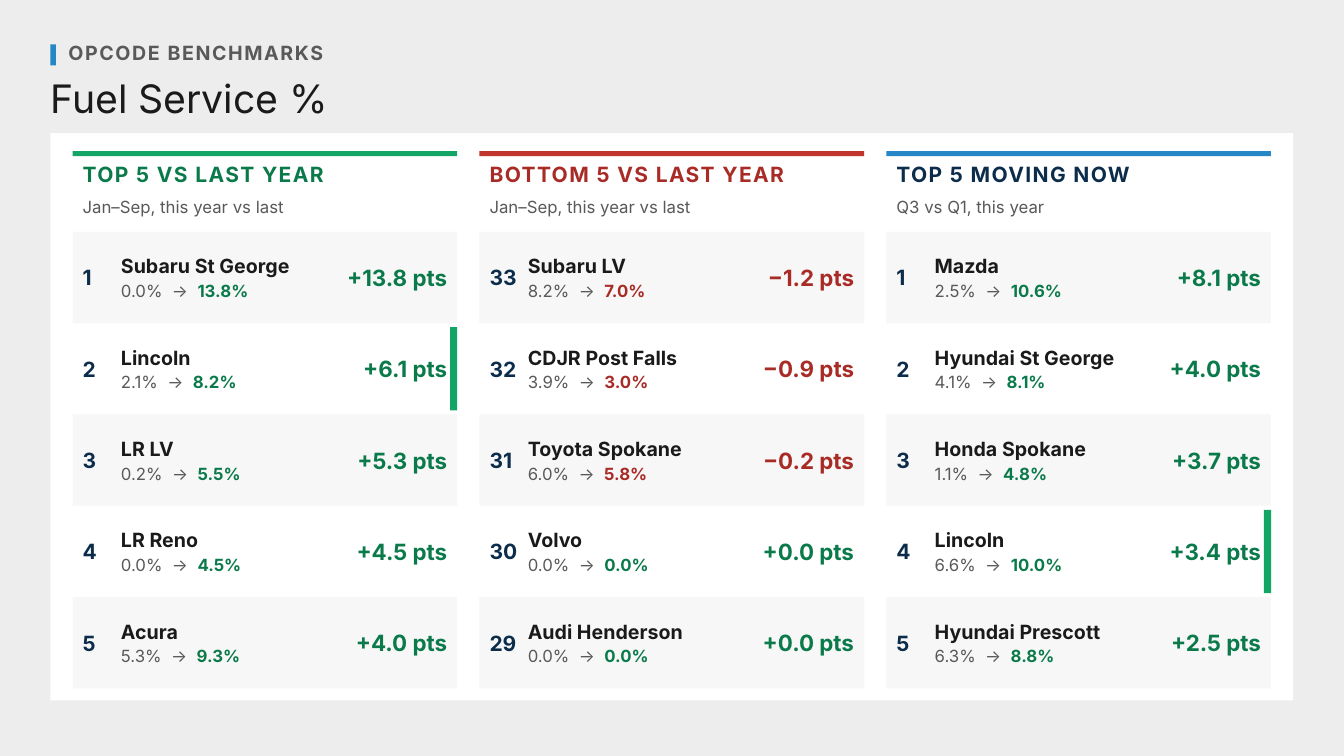
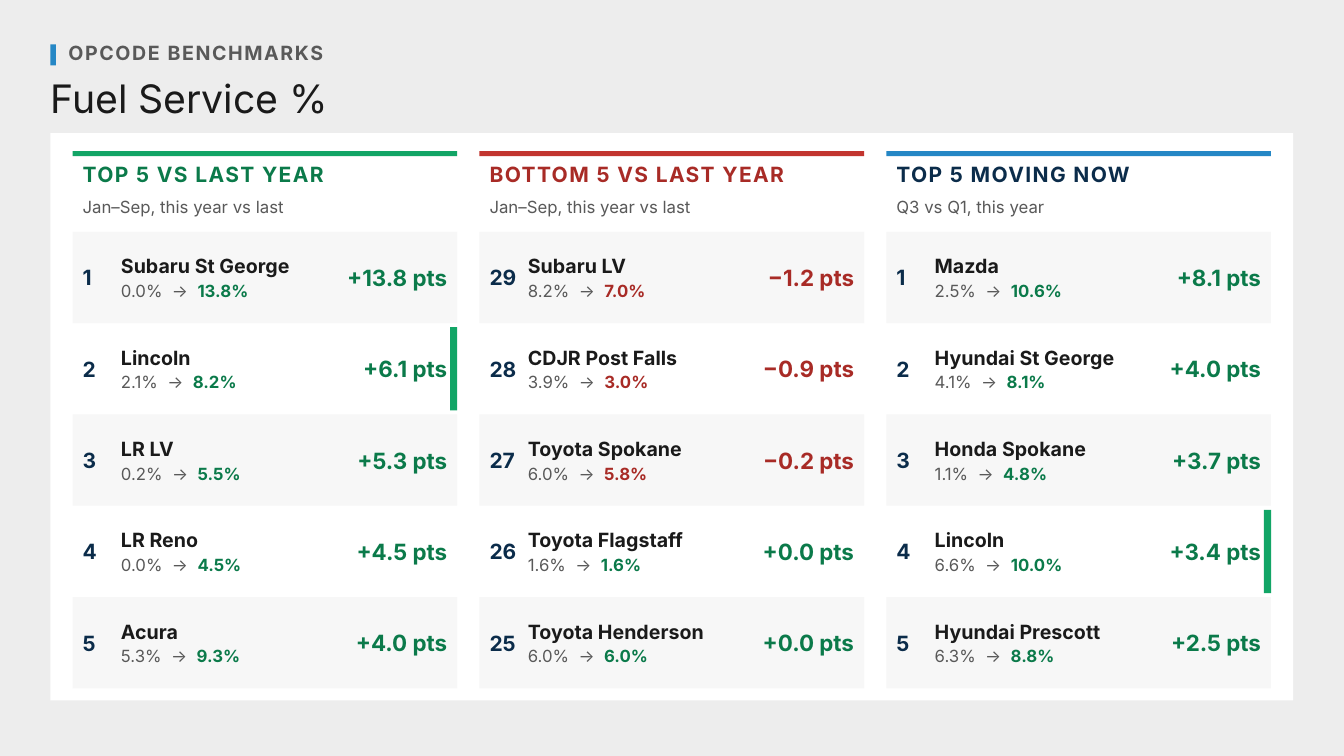
Before and after one commit to Ndresner/Noah, a slide deck: slide 109 of day2-deck/decks/Fixed Ops - Day 2 Example Test Deck.pptx. Drawn at 1344x756 pixels with LibreOffice and Linux fonts; fonts in the diff are those of the drawing. Boxes give left, top, right and bottom in pixels: in the first picture for what was removed or moved away, otherwise in the second. Text is boxed around its words. In the diff, an @@ line names an element or a change of style, - is before the commit and + after.

```diff
--- a/day2-deck/decks/Fixed Ops - Day 2 Example Test Deck.pptx
+++ b/day2-deck/decks/Fixed Ops - Day 2 Example Test Deck.pptx
@@ text at (x1=490, y1=269, x2=517, y2=285): text changed @@
-33
+29
@@ text at (x1=490, y1=361, x2=517, y2=378): text changed @@
-32
+28
@@ text at (x1=490, y1=452, x2=515, y2=468): text changed @@
-31
+27
@@ text at (x1=528, y1=532, x2=683, y2=571): text changed; size 12 to 14 pt @@
-Volvo
-0.0% → 0.0%
+Toyota Flagstaff
+1.6% → 1.6%
@@ text at (x1=490, y1=543, x2=517, y2=559): text changed @@
-30
+26
@@ text at (x1=528, y1=624, x2=704, y2=662): text changed @@
-Audi Henderson
-0.0% → 0.0%
+Toyota Henderson
+6.0% → 6.0%
@@ text at (x1=490, y1=635, x2=516, y2=651): text changed @@
-29
+25
```
Also in this commit, not shown: 1 other slide changed, 10 other files.
